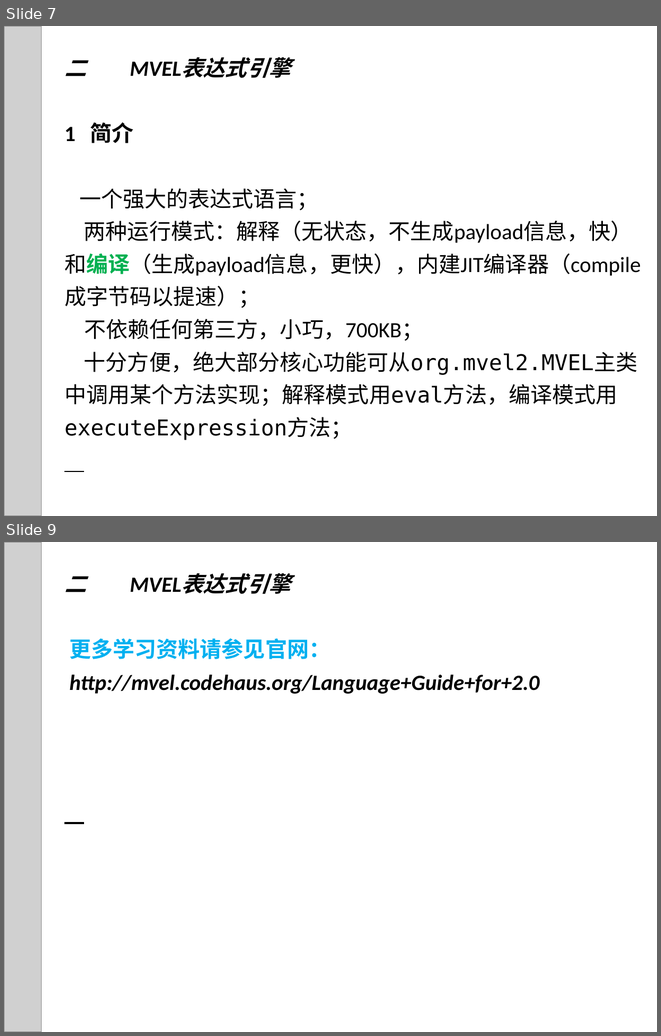
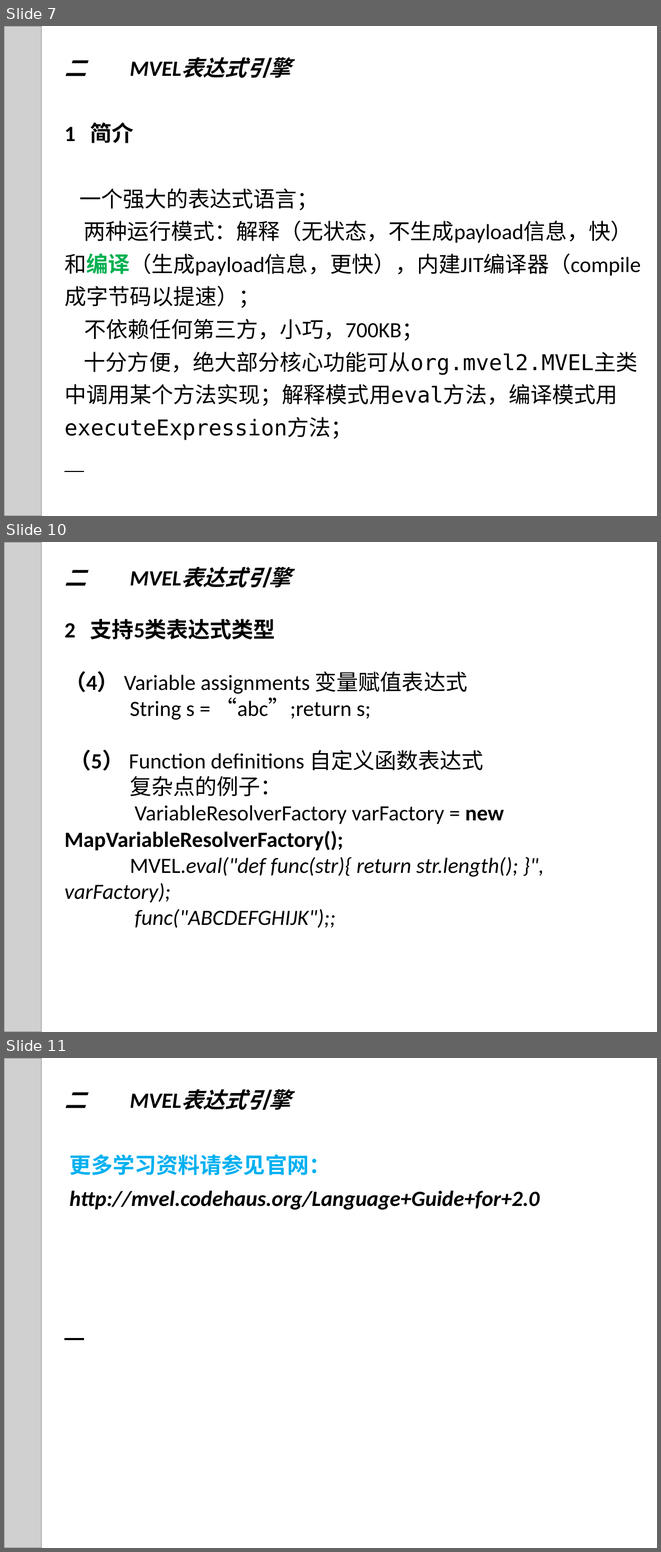
Before and after one commit to runjia1987/Core-Java-Stuffs, a slide deck: src/main/resources/一贷通风控规则与MVEL表达式引擎.ppt. Shown one above the other, each under a label of ours: slides 7 and 9 before the commit, slides 7, 10 and 11 after it; the slides between them are not shown. The pictures are 661x1036 and 661x1552 pixels, drawn with LibreOffice and Linux fonts; fonts in the diff are those of the drawing; grey boxes stand for pictures. Boxes give left, top, right and bottom in pixels: in the first picture for what was removed or moved away, otherwise in the second. Text is boxed around its words. In the diff, an @@ line names an element or a change of style, - is before the commit and + after.

Commit message:
update ppt

```diff
--- a/src/main/resources/一贷通风控规则与MVEL表达式引擎.ppt
+++ b/src/main/resources/一贷通风控规则与MVEL表达式引擎.ppt
@@ slide 10 added at <box>4,542,657,1032</box>, background #FFFFFF @@
@@ picture added at <box>4,542,41,1032</box> @@
@@ title added at <box>64,570,518,928</box>, 24 pt, text #000000 @@
+二 MVEL表达式引擎
+2 支持5类表达式类型
+（4） Variable assignments 变量赋值表达式
+String s = “abc”;return s;
+（5） Function definitions 自定义函数表达式
+复杂点的例子：
+VariableResolverFactory varFactory = new MapVariableResolverFactory();
+MVEL.eval("def func(str){ return str.length(); }", varFactory);
+func("ABCDEFGHIJK");;
@@ what was slide 9 is now slide 11 @@
```
Also in this commit, not shown: 1 slide changed, 1 other slide added.
